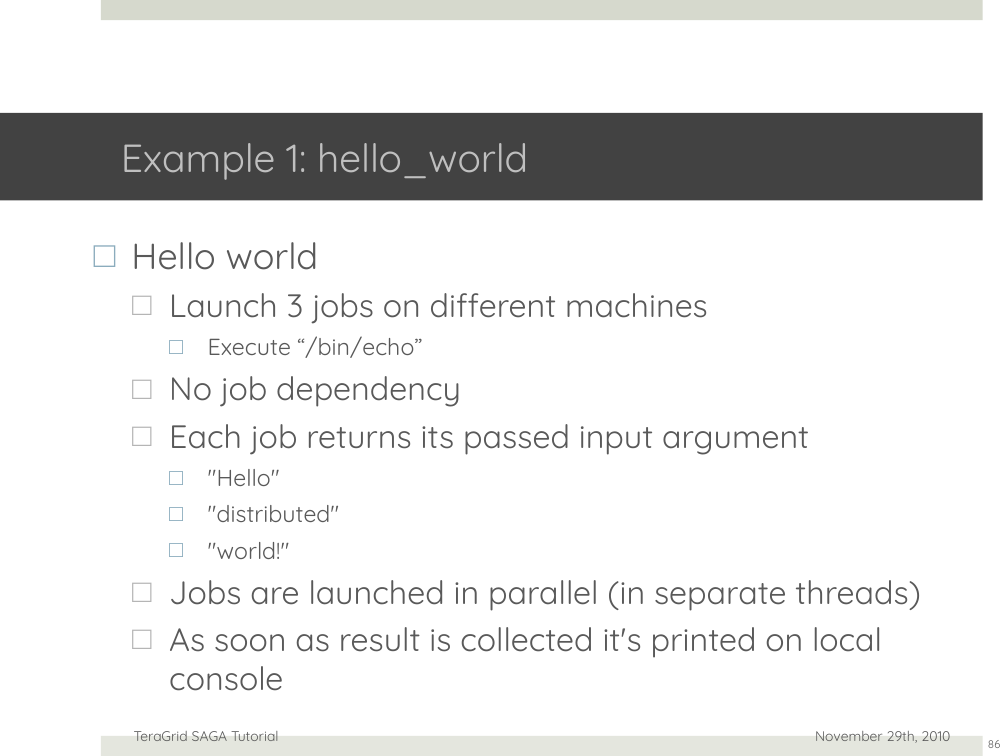
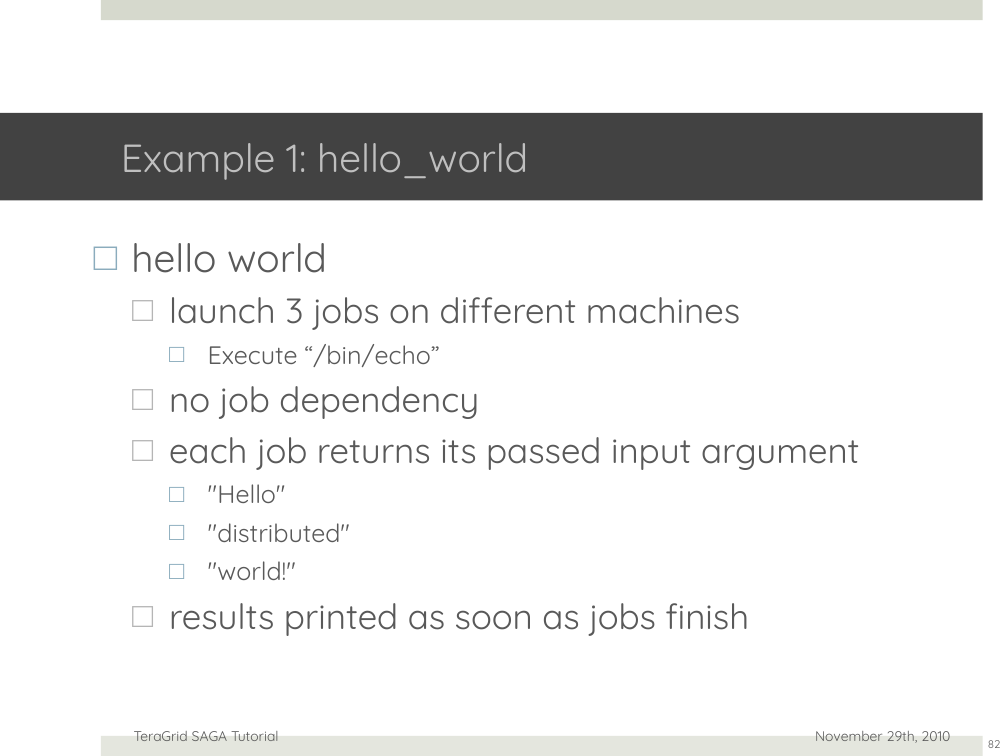
Before and after one commit to saga-project/saga-cpp-legacy-projects, a slide deck: slide 82 of tutorial/EGI-2011/02_api.pptx (slide 86 before the commit). Drawn at 1008x756 pixels with LibreOffice and Linux fonts; fonts in the diff are those of the drawing; background and template pictures are left out. Boxes give left, top, right and bottom in pixels: in the first picture for what was removed or moved away, otherwise in the second. Text is boxed around its words. In the diff, an @@ line names an element or a change of style, - is before the commit and + after.

```diff
--- a/tutorial/EGI-2011/02_api.pptx
+++ b/tutorial/EGI-2011/02_api.pptx
@@ text at (131,243,740,330): text changed; size 23.1 to 25 pt @@
-□ Hello world
-  □ Launch 3 jobs on different machines
+□ hello world
+  □ launch 3 jobs on different machines
@@ text at (208,344,440,580): size 16.6 to 18 pt in "Execute “/bin/echo”", ""Hello"", ""distributed"", ""world!"" @@
@@ text at (169,386,860,470): text changed; size 23.1 to 25 pt @@
-  □ No job dependency
-  □ Each job returns its passed input argument
+  □ no job dependency
+  □ each job returns its passed input argument
@@ text at (169,603,749,636): text changed; size 23.1 to 25 pt @@
-  □ Jobs are launched in parallel (in separate threads)
-  □ As soon as result is collected it's printed on local console
+  □ results printed as soon as jobs finish
@@ page number at (988,740,1001,748): text changed @@
-86
+82
```
Also in this commit, not shown: 18 other slides changed, 1 slide added, 5 slides removed, 9 other files.
